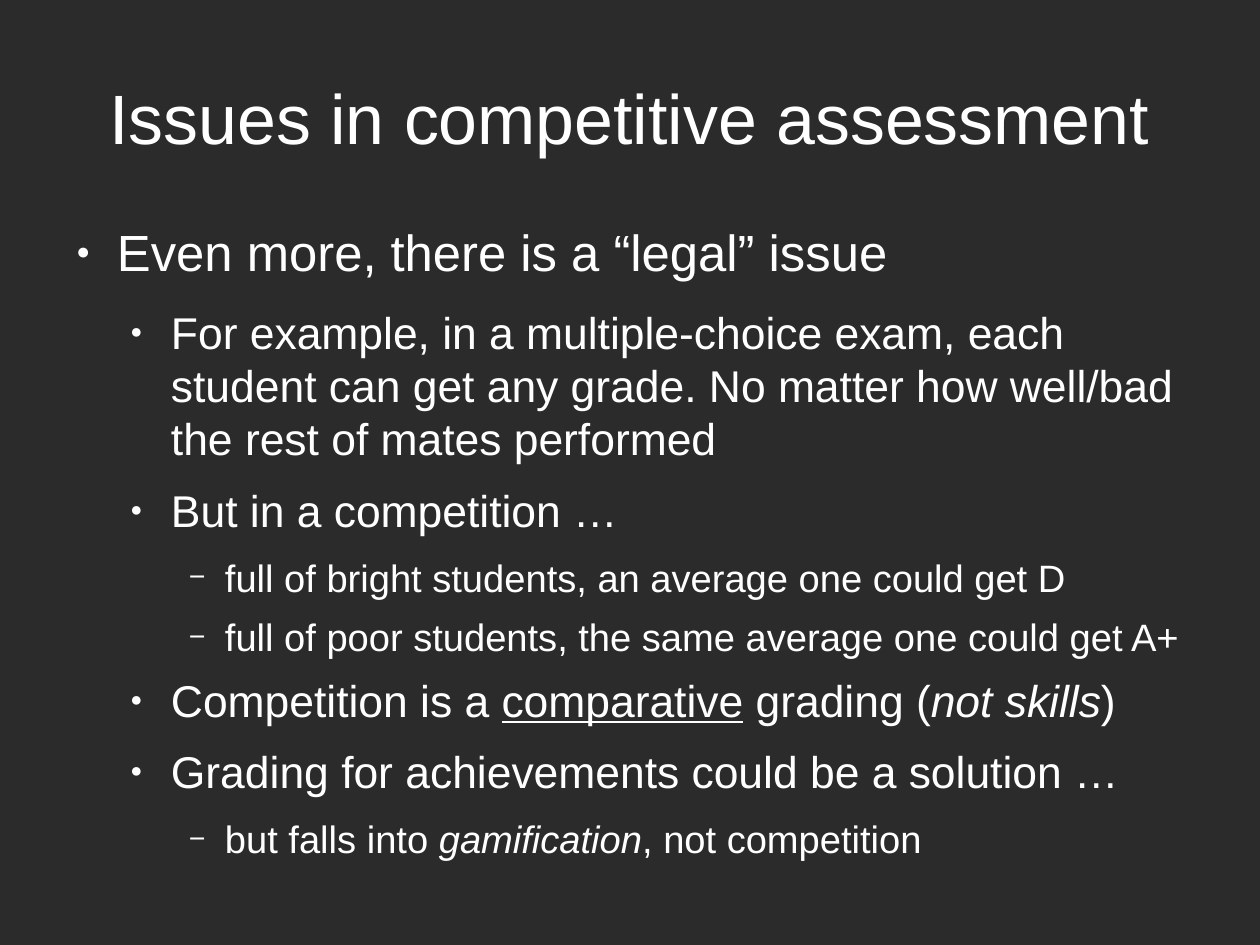
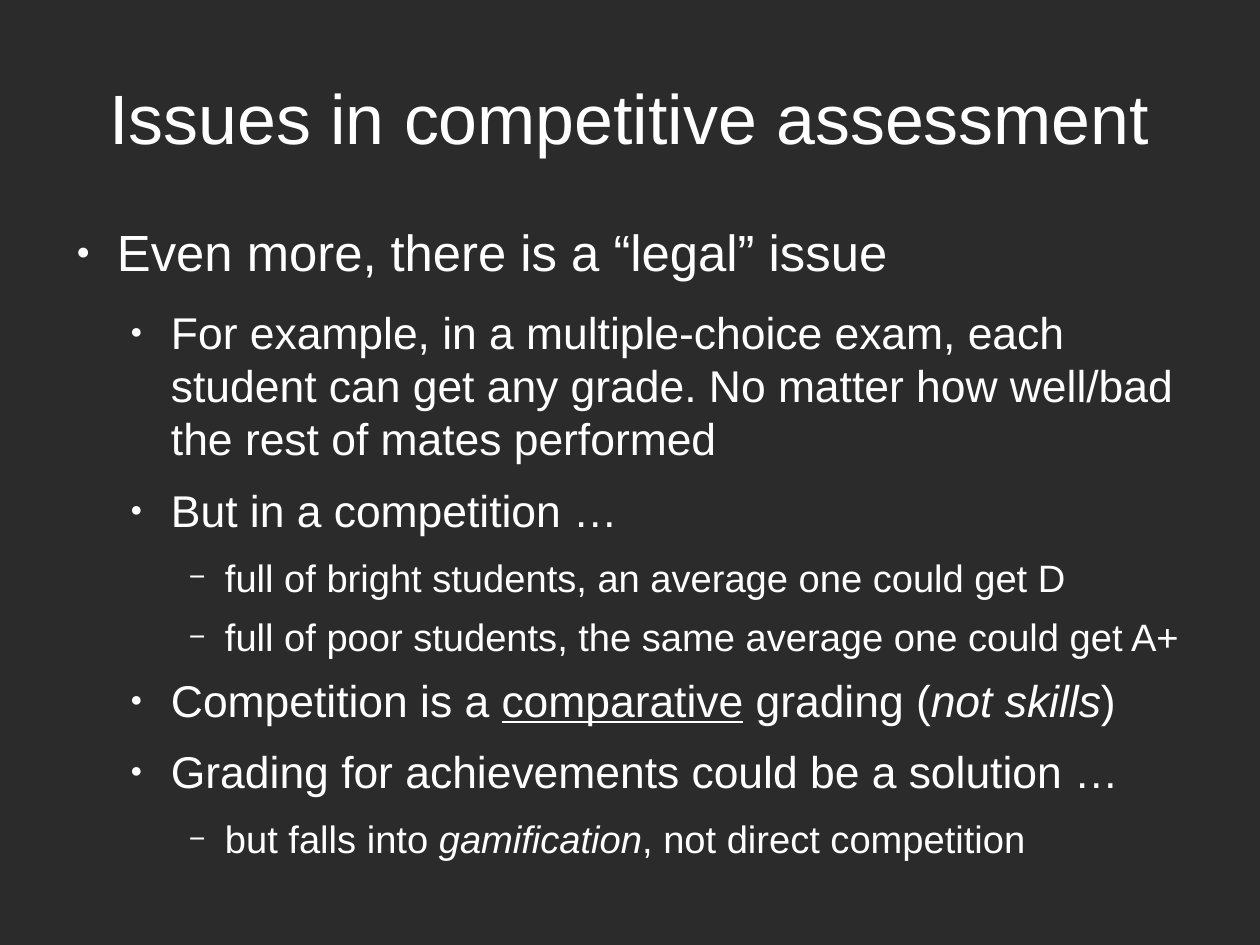
Before and after one commit to rompehielos013013013/gsiege, a slide deck: slide 6 of presentacion/Brunel2014/assessingCompetitions.odp. Drawn at 1260x945 pixels with LibreOffice and Linux fonts; fonts in the diff are those of the drawing; background and template pictures are left out; a plain dark background stands for a picture behind light text. Boxes give left, top, right and bottom in pixels: in the first picture for what was removed or moved away, otherwise in the second. Text is boxed around its words. In the diff, an @@ line names an element or a change of style, - is before the commit and + after.

```diff
--- a/presentacion/Brunel2014/assessingCompetitions.odp
+++ b/presentacion/Brunel2014/assessingCompetitions.odp
@@ text at (225, 825, 1025, 861): text changed @@
-    − but falls into gamification, not competition
+    − but falls into gamification, not direct competition
```
Also in this commit, not shown: 10 other slides changed, 3 slides added.
